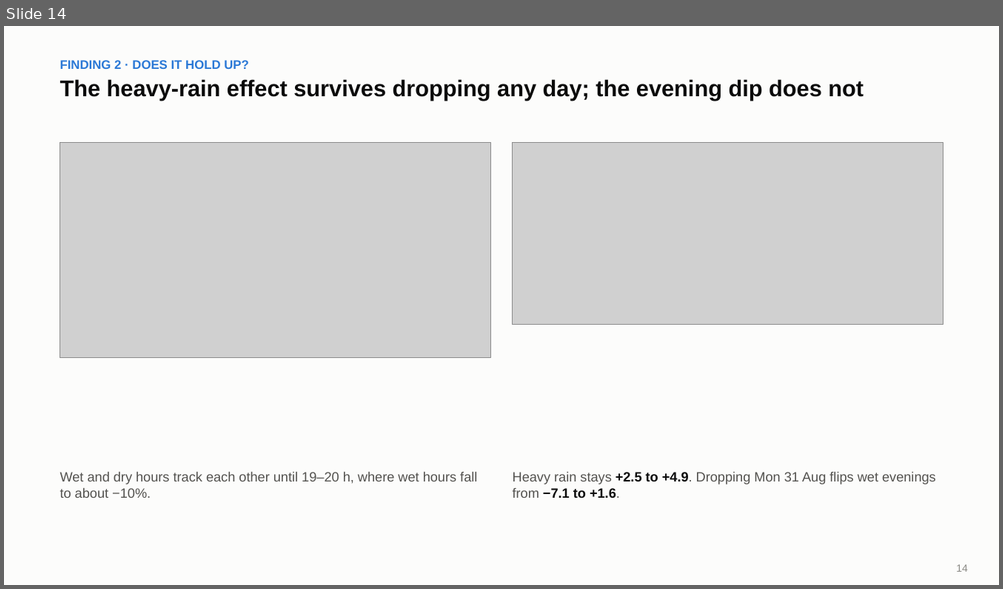
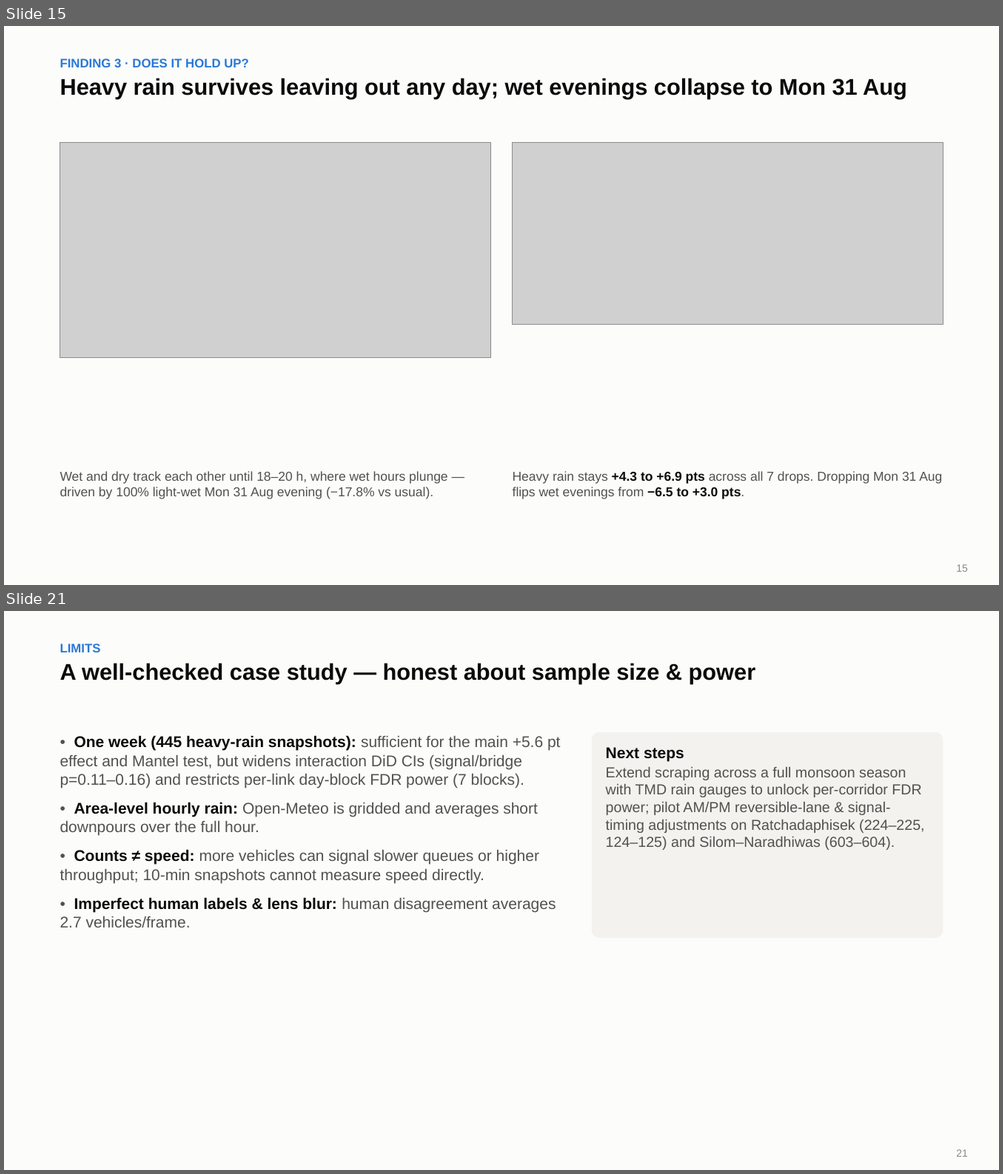
Before and after one commit to PEN1TENT/DSDE-final-project, a slide deck: reports/slides/slides.pptx. Shown one above the other, each under a label of ours: slide 14 before the commit, slides 15 and 21 after it; the slides between them are not shown. The pictures are 1003x589 and 1003x1174 pixels, drawn with LibreOffice and Linux fonts; fonts in the diff are those of the drawing; grey boxes stand for pictures. Boxes give left, top, right and bottom in pixels: in the first picture for what was removed or moved away, otherwise in the second. Text is boxed around its words. In the diff, an @@ line names an element or a change of style, - is before the commit and + after.

Commit message:
Add feed audit, Traffic DNA, rain DiD, tidal flow, spatial sync insights and 22-slide deck

```diff
--- a/reports/slides/slides.pptx
+++ b/reports/slides/slides.pptx
@@ slide 21 added at box(4, 611, 999, 1170), background #FCFCFB @@
@@ text added at box(60, 644, 101, 652), 12 pt, text #2A78D6, bold @@
+LIMITS
@@ text added at box(60, 663, 756, 684), 22 pt, text #0B0B0B, bold @@
+A well-checked case study — honest about sample size & power
@@ text added at box(60, 735, 560, 928), 15 pt, text #52514E @@
+• One week (445 heavy-rain snapshots): sufficient for the main +5.6 pt effect and Mantel test, but widens interaction DiD CIs (signal/bridge p=0.11–0.16) and restricts per-link day-block FDR power (7 blocks).
+• Area-level hourly rain: Open-Meteo is gridded and averages short downpours over the full hour.
+• Counts ≠ speed: more vehicles can signal slower queues or higher throughput; 10-min snapshots cannot measure speed directly.
+• Imperfect human labels & lens blur: human disagreement averages 2.7 vehicles/frame.
@@ rounded rectangle added at box(592, 732, 943, 938), fill #F3F2EE @@
@@ text added at box(606, 747, 684, 761), 15 pt, text #0B0B0B, bold @@
+Next steps
@@ text added at box(606, 767, 924, 850), 14 pt, text #52514E @@
+Extend scraping across a full monsoon season with TMD rain gauges to unlock per-corridor FDR power; pilot AM/PM reversible-lane & signal-timing adjustments on Ratchadaphisek (224–225, 124–125) and Silom–Naradhiwas (603–604).
@@ text added at box(956, 1150, 967, 1157), 10 pt, text #8A8984 @@
+21
@@ what was slide 14 is now slide 15 @@
@@ slide 15 changed as well @@
@@ text at box(60, 59, 249, 67): text changed @@
-FINDING 2 · DOES IT HOLD UP?
+FINDING 3 · DOES IT HOLD UP?
@@ text at box(60, 78, 907, 99): text changed @@
-The heavy-rain effect survives dropping any day; the evening dip does not
+Heavy rain survives leaving out any day; wet evenings collapse to Mon 31 Aug
@@ text at box(60, 471, 447, 500): text changed; size 13 to 12.5 pt @@
-Wet and dry hours track each other until 19–20 h, where wet hours fall to about −10%.
+Wet and dry track each other until 18–20 h, where wet hours plunge — driven by 100% light-wet Mon 31 Aug evening (−17.8% vs usual).
@@ text at box(512, 471, 942, 500): text changed; size 13 to 12.5 pt @@
-Heavy rain stays +2.5 to +4.9. Dropping Mon 31 Aug flips wet evenings from −7.1 to +1.6.
+Heavy rain stays +4.3 to +6.9 pts across all 7 drops. Dropping Mon 31 Aug flips wet evenings from −6.5 to +3.0 pts.
@@ text at box(956, 565, 967, 572): text changed @@
-14
+15
```
Also in this commit, not shown: 15 other slides changed, 5 other slides added, 2 slides removed, 34 other files.
